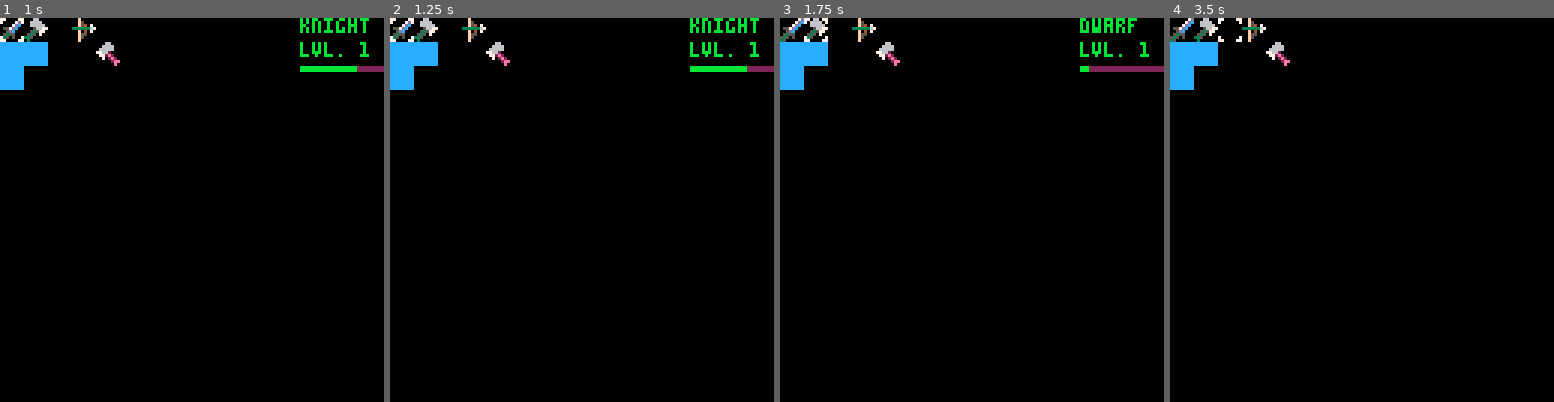
Above: before the commit, frames 1-4 (left to right).
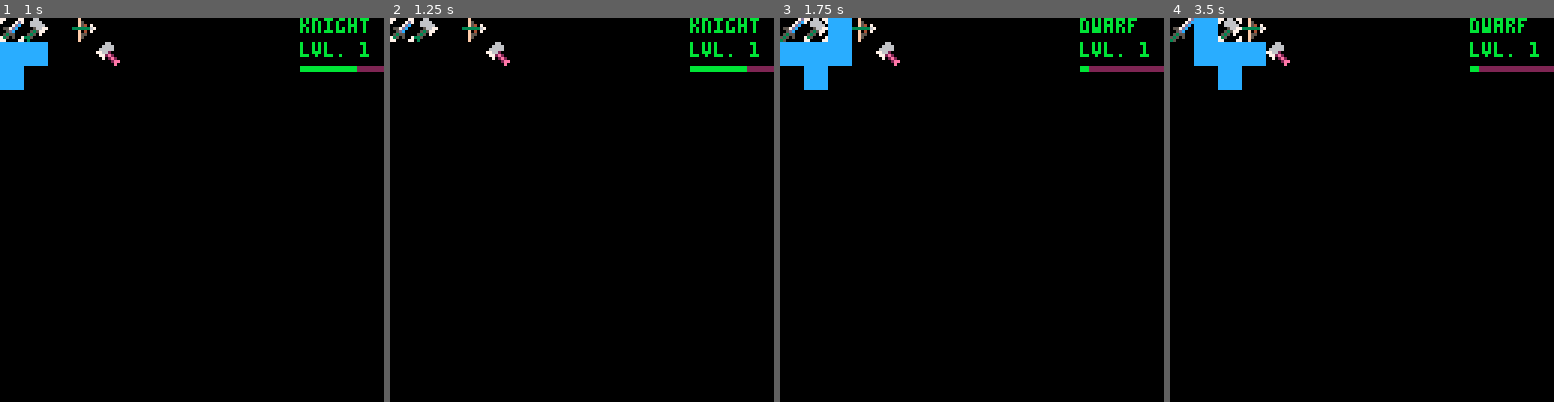
Above: after the commit, the same moments.

Repository: cstephen/PICO-8-Tactics
Game: PICO-8 cartridge tactics.p8
The game is run twice, just before and just after one commit, with the same random seed, the same clock (stepped at 60 frames per second) and the same inputs.
Inputs:
- Up to frame 1 (1 s): tap X (X key) at 0.33 s; tap O (Z key) at 0.7 s
- Up to frame 2 (1.25 s): tap X (X key) at 1.07 s
- Up to frame 3 (1.75 s): hold Right from 1.6 s (still down); tap O (Z key) at 1.7 s
- Up to frame 4 (3.5 s): tap X (X key) at 1.85, 2.97 s; release Right at 2.1 s; tap O (Z key) every 0.4 s from 2.1 to 3.3 s; hold Up 2.15-2.42 s; hold Right 2.47-3.03 s; hold Left from 3.08 s (still down)

Frame 1 is identical in both runs. In frame 2, 1.2% of the frame differs, in the area x 0-13%, y 6-19%; in frame 3, 1.6%; in frame 4, 3.4%, in the area x 0-100%, y 0-19%.

Commit message:
Player can now go back to unit selection after looking at move options.

Diff:
--- a/tactics.p8
+++ b/tactics.p8
@@ -145,7 +145,11 @@
   end
 
   if btnp(5) then
-    if moving == false
+    if moving == true
+    and attacking == false then
+      gridclear(bg, {sprite = 0})
+      moving = false
+    elseif moving == false
     and attacking == true then
       gridclear(bg, {sprite = 0})
       move(lastspace.x, lastspace.y)
